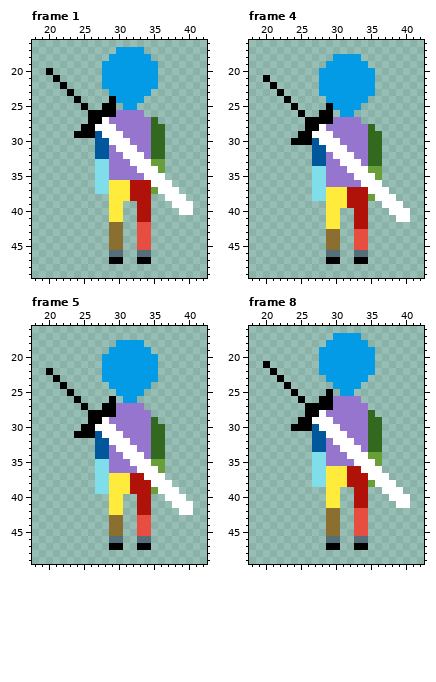
Pixel-art file, stored at Assets/Sprites/Player/Idle/Up/Player_Idle_Up.aseprite. Above is the file before it was changed.
64x64 pixels, 8 frames. Shown: frame 1: x 18..42, y 16..49; frame 4: x 18..42, y 16..49; frame 5: x 18..42, y 16..49; frame 8: x 18..42, y 16..49. The commit also changed other frames, which this record leaves out.
Once edited:
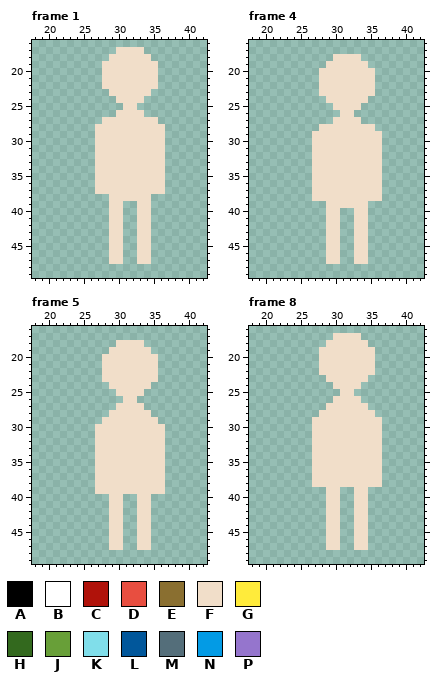
Palette (. is transparent): A #000000  B #ffffff  C #b0120a  D #e84e40  E #8a6f30  F #f1dec9  G #ffeb3b  H #33691e  J #689f38  K #80deea  L #01579b  M #546e7a  N #039be5  P #9575cd
Difference:
layer "Right Leg" now hidden
layer "Left Leg" now hidden
layer "Right Arm" now hidden
layer "Left Arm" now hidden
layer "Chest" now hidden
layer "Head" now hidden
layer "Body_Light" added
layer "Sword" now hidden
--- frame 1
@@ x 18..42 @@
 16 .........................
-17 ............NNNN.........
-18 ...........NNNNNN........
-19 ..........NNNNNNNN.......
-20 ..A.......NNNNNNNN.......
-21 ...A......NNNNNNNN.......
-22 ....A.....NNNNNNNN.......
-23 .....A.....NNNNNN........
-24 ......A....ANNNN.........
-25 .......A..AA.NN..........
-26 ........AAAAPPPP.........
-27 ........AABPPPPPPH.......
-28 .......AABBBPPPPPHH......
-29 ......AAALBBBPPPPHH......
-30 .........LLBBBPPPHH......
-31 .........LLPBBBPPHH......
-32 .........LLPPBBBPHH......
-33 .........KKPPPBBBJJ......
-34 .........KKPPPPBBBJ......
-35 .........KKPPPPPBBB......
-36 .........KKGGGCCCBBB.....
-37 .........KKGGGCCCJBBB....
-38 ...........GGGCCC..BBB...
-39 ...........GG..CC...BBB..
-40 ...........GG..CC....BB..
-41 ...........GG..CC........
-42 ...........EE..DD........
-43 ...........EE..DD........
-44 ...........EE..DD........
-45 ...........EE..DD........
-46 ...........MM..MM........
-47 ...........AA..AA........
+17 ............FFFF.........
+18 ...........FFFFFF........
+19 ..........FFFFFFFF.......
+20 ..........FFFFFFFF.......
+21 ..........FFFFFFFF.......
+22 ..........FFFFFFFF.......
+23 ...........FFFFFF........
+24 ............FFFF.........
+25 .............FF..........
+26 ............FFFF.........
+27 ..........FFFFFFFF.......
+28 .........FFFFFFFFFF......
+29 .........FFFFFFFFFF......
+30 .........FFFFFFFFFF......
+31 .........FFFFFFFFFF......
+32 .........FFFFFFFFFF......
+33 .........FFFFFFFFFF......
+34 .........FFFFFFFFFF......
+35 .........FFFFFFFFFF......
+36 .........FFFFFFFFFF......
+37 .........FFFFFFFFFF......
+38 ...........FFFFFF........
+39 ...........FF..FF........
+40 ...........FF..FF........
+41 ...........FF..FF........
+42 ...........FF..FF........
+43 ...........FF..FF........
+44 ...........FF..FF........
+45 ...........FF..FF........
+46 ...........FF..FF........
+47 ...........FF..FF........
 48 .........................
--- frame 4
@@ x 18..42 @@
 17 .........................
-18 ............NNNN.........
-19 ...........NNNNNN........
-20 ..........NNNNNNNN.......
-21 ..A.......NNNNNNNN.......
-22 ...A......NNNNNNNN.......
-23 ....A.....NNNNNNNN.......
-24 .....A.....NNNNNN........
-25 ......A....ANNNN.........
-26 .......A..AA.NN..........
-27 ........AAAAPPPP.........
-28 ........AABPPPPPPH.......
-29 .......AABBBPPPPPHH......
-30 ......AAALBBBPPPPHH......
-31 .........LLBBBPPPHH......
-32 .........LLPBBBPPHH......
-33 .........LLPPBBBPHH......
-34 .........KKPPPBBBJJ......
-35 .........KKPPPPBBBJ......
-36 .........KKPPPPPBBB......
-37 .........KKGGGCCCBBB.....
-38 .........KKGGGCCCJBBB....
-39 ...........GGGCCC..BBB...
-40 ...........GG..CC...BBB..
-41 ...........GG..CC....BB..
-42 ...........GG..CC........
-43 ...........EE..DD........
-44 ...........EE..DD........
-45 ...........EE..DD........
-46 ...........MM..MM........
-47 ...........AA..AA........
+18 ............FFFF.........
+19 ...........FFFFFF........
+20 ..........FFFFFFFF.......
+21 ..........FFFFFFFF.......
+22 ..........FFFFFFFF.......
+23 ..........FFFFFFFF.......
+24 ...........FFFFFF........
+25 ............FFFF.........
+26 .............FF..........
+27 ............FFFF.........
+28 ..........FFFFFFFF.......
+29 .........FFFFFFFFFF......
+30 .........FFFFFFFFFF......
+31 .........FFFFFFFFFF......
+32 .........FFFFFFFFFF......
+33 .........FFFFFFFFFF......
+34 .........FFFFFFFFFF......
+35 .........FFFFFFFFFF......
+36 .........FFFFFFFFFF......
+37 .........FFFFFFFFFF......
+38 .........FFFFFFFFFF......
+39 ...........FFFFFF........
+40 ...........FF..FF........
+41 ...........FF..FF........
+42 ...........FF..FF........
+43 ...........FF..FF........
+44 ...........FF..FF........
+45 ...........FF..FF........
+46 ...........FF..FF........
+47 ...........FF..FF........
 48 .........................
--- frame 5
@@ x 18..42 @@
 17 .........................
-18 ............NNNN.........
-19 ...........NNNNNN........
-20 ..........NNNNNNNN.......
-21 ..........NNNNNNNN.......
-22 ..A.......NNNNNNNN.......
-23 ...A......NNNNNNNN.......
-24 ....A......NNNNNN........
-25 .....A......NNNN.........
-26 ......A....A.NN..........
-27 .......A..AAPPPP.........
-28 ........AAAAPPPPP........
-29 ........AABPPPPPPH.......
-30 .......AABBBPPPPPHH......
-31 ......AAALBBBPPPPHH......
-32 .........LLBBBPPPHH......
-33 .........LLPBBBPPHH......
-34 .........LLPPBBBPHH......
-35 .........KKPPPBBBJJ......
-36 .........KKPPPPBBBJ......
-37 .........KKGGGCCBBB......
-38 .........KKGGGCCCBBB.....
-39 .........KKGGGCCCJBBB....
-40 ...........GG..CC..BBB...
-41 ...........GG..CC...BBB..
-42 ...........GG..CC....BB..
-43 ...........EE..DD........
-44 ...........EE..DD........
-45 ...........EE..DD........
-46 ...........MM..MM........
-47 ...........AA..AA........
+18 ............FFFF.........
+19 ...........FFFFFF........
+20 ..........FFFFFFFF.......
+21 ..........FFFFFFFF.......
+22 ..........FFFFFFFF.......
+23 ..........FFFFFFFF.......
+24 ...........FFFFFF........
+25 ............FFFF.........
+26 .............FF..........
+27 ............FFFF.........
+28 ...........FFFFFF........
+29 ..........FFFFFFFF.......
+30 .........FFFFFFFFFF......
+31 .........FFFFFFFFFF......
+32 .........FFFFFFFFFF......
+33 .........FFFFFFFFFF......
+34 .........FFFFFFFFFF......
+35 .........FFFFFFFFFF......
+36 .........FFFFFFFFFF......
+37 .........FFFFFFFFFF......
+38 .........FFFFFFFFFF......
+39 .........FFFFFFFFFF......
+40 ...........FF..FF........
+41 ...........FF..FF........
+42 ...........FF..FF........
+43 ...........FF..FF........
+44 ...........FF..FF........
+45 ...........FF..FF........
+46 ...........FF..FF........
+47 ...........FF..FF........
 48 .........................
--- frame 8
@@ x 18..42 @@
 16 .........................
-17 ............NNNN.........
-18 ...........NNNNNN........
-19 ..........NNNNNNNN.......
-20 ..........NNNNNNNN.......
-21 ..A.......NNNNNNNN.......
-22 ...A......NNNNNNNN.......
-23 ....A......NNNNNN........
-24 .....A......NNNN.........
-25 ......A....A.NN..........
-26 .......A..AAPPPP.........
-27 ........AAAAPPPPP........
-28 ........AABPPPPPPH.......
-29 .......AABBBPPPPPHH......
-30 ......AAALBBBPPPPHH......
-31 .........LLBBBPPPHH......
-32 .........LLPBBBPPHH......
-33 .........LLPPBBBPHH......
-34 .........KKPPPBBBJJ......
-35 .........KKPPPPBBBJ......
-36 .........KKGGGCCBBB......
-37 .........KKGGGCCCBBB.....
-38 .........KKGGGCCCJBBB....
-39 ...........GG..CC..BBB...
-40 ...........GG..CC...BBB..
-41 ...........GG..CC....BB..
-42 ...........EE..DD........
-43 ...........EE..DD........
-44 ...........EE..DD........
-45 ...........EE..DD........
-46 ...........MM..MM........
-47 ...........AA..AA........
+17 ............FFFF.........
+18 ...........FFFFFF........
+19 ..........FFFFFFFF.......
+20 ..........FFFFFFFF.......
+21 ..........FFFFFFFF.......
+22 ..........FFFFFFFF.......
+23 ...........FFFFFF........
+24 ............FFFF.........
+25 .............FF..........
+26 ............FFFF.........
+27 ...........FFFFFF........
+28 ..........FFFFFFFF.......
+29 .........FFFFFFFFFF......
+30 .........FFFFFFFFFF......
+31 .........FFFFFFFFFF......
+32 .........FFFFFFFFFF......
+33 .........FFFFFFFFFF......
+34 .........FFFFFFFFFF......
+35 .........FFFFFFFFFF......
+36 .........FFFFFFFFFF......
+37 .........FFFFFFFFFF......
+38 .........FFFFFFFFFF......
+39 ...........FF..FF........
+40 ...........FF..FF........
+41 ...........FF..FF........
+42 ...........FF..FF........
+43 ...........FF..FF........
+44 ...........FF..FF........
+45 ...........FF..FF........
+46 ...........FF..FF........
+47 ...........FF..FF........
 48 .........................
Changed places in both pictures, as pixel boxes (x1, y1, x2, y2):
changed: (46, 47, 193, 264)
changed: (263, 54, 410, 264)
changed: (46, 340, 193, 550)
changed: (263, 333, 410, 550)
